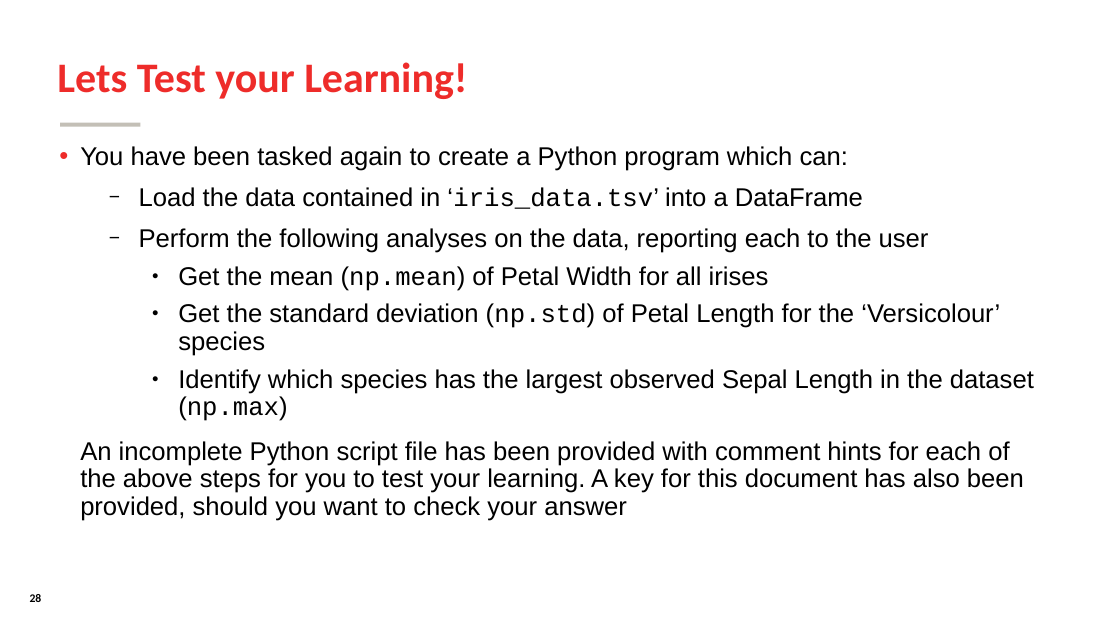
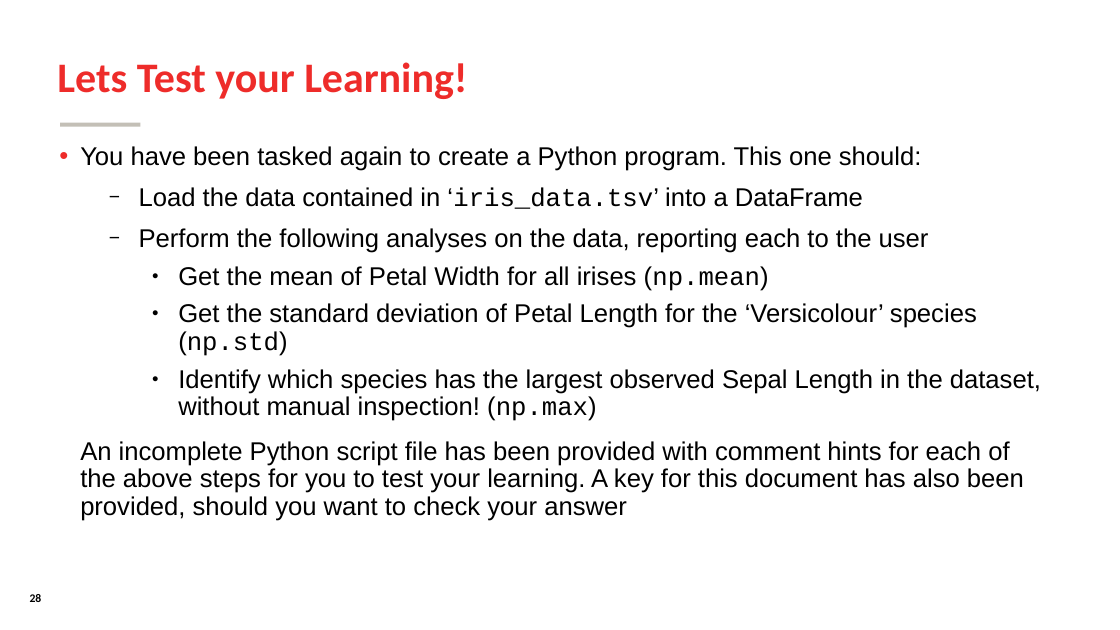
Before and after one commit to SomeoneInParticular/MDPR613_CourseMaterial, a slide deck: slide 28 of PythonCrashCourse/Unit2_DataManagement/Unit2_DataManagement.odp. Drawn at 1120x630 pixels with LibreOffice and Linux fonts; fonts in the diff are those of the drawing; background and template pictures are left out. Boxes give left, top, right and bottom in pixels: in the first picture for what was removed or moved away, otherwise in the second. Text is boxed around its words. In the diff, an @@ line names an element or a change of style, - is before the commit and + after.

```diff
--- a/PythonCrashCourse/Unit2_DataManagement/Unit2_DataManagement.odp
+++ b/PythonCrashCourse/Unit2_DataManagement/Unit2_DataManagement.odp
@@ text at bbox=[80, 146, 922, 171]: text changed @@
-• You have been tasked again to create a Python program which can:
+• You have been tasked again to create a Python program. This one should:
@@ text at bbox=[178, 266, 1041, 421]: text changed @@
-    ● Get the mean (np.mean) of Petal Width for all irises
-    ● Get the standard deviation (np.std) of Petal Length for the ‘Versicolour’ species
-    ● Identify which species has the largest observed Sepal Length in the dataset (np.max)
+    ● Get the mean of Petal Width for all irises (np.mean)
+    ● Get the standard deviation of Petal Length for the ‘Versicolour’ species (np.std)
+    ● Identify which species has the largest observed Sepal Length in the dataset, without manual inspection! (np.max)
```
Also in this commit, not shown: 6 other slides changed, 5 other files.
